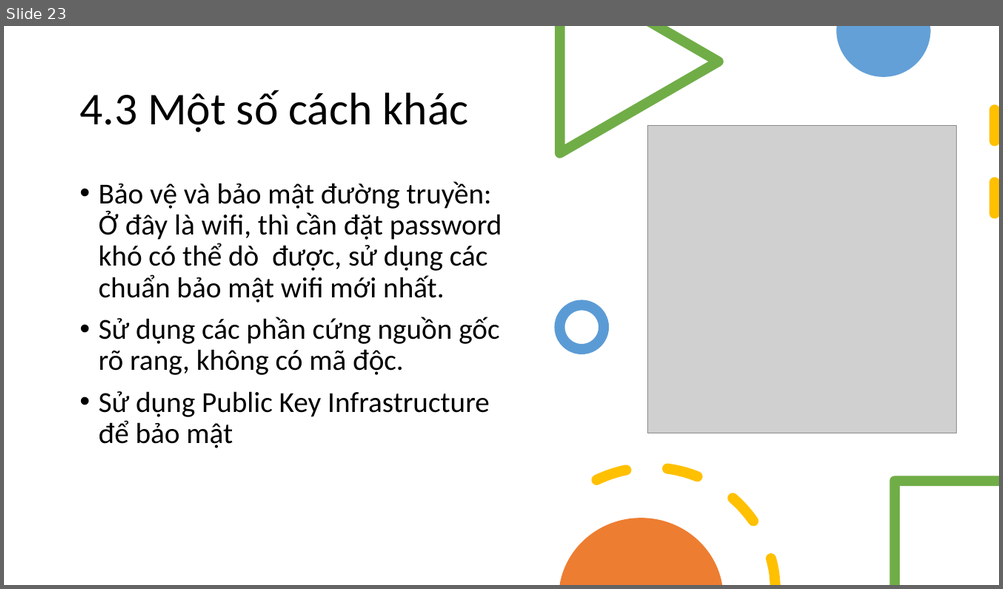
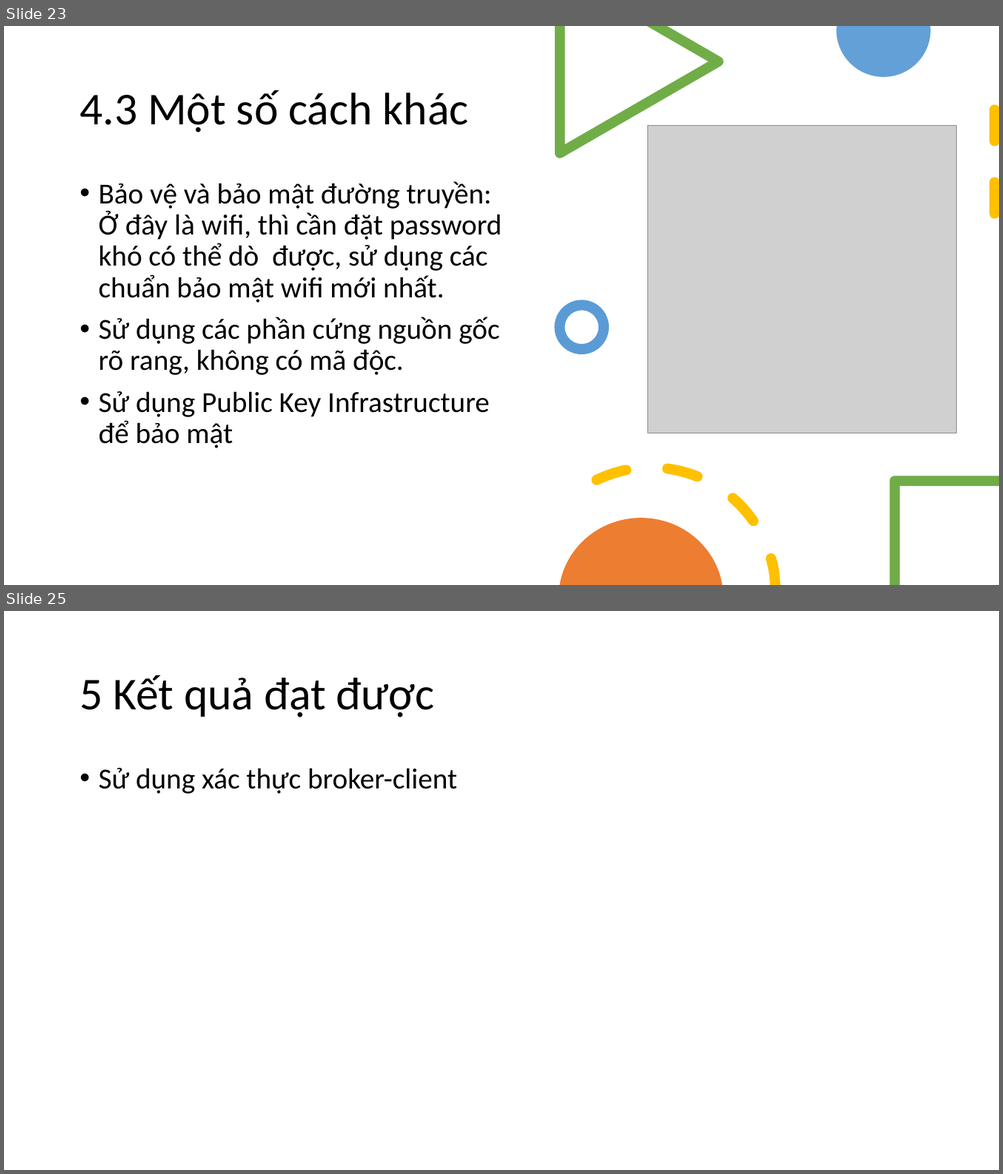
Before and after one commit to thaok61/Project3, a slide deck: Project3_present.pptx. Shown one above the other, each under a label of ours: slide 23 before the commit, slides 23 and 25 after it; the slides between them are not shown. The pictures are 1003x589 and 1003x1174 pixels, drawn with LibreOffice and Linux fonts; fonts in the diff are those of the drawing; grey boxes stand for pictures. Boxes give left, top, right and bottom in pixels: in the first picture for what was removed or moved away, otherwise in the second. Text is boxed around its words. In the diff, an @@ line names an element or a change of style, - is before the commit and + after.

```diff
--- a/Project3_present.pptx
+++ b/Project3_present.pptx
@@ slide 25 added at (4,611,999,1170), background #FFFFFF @@
@@ title added at (79,675,435,718), 44 pt, text #000000 @@
+5 Kết quả đạt được
@@ text added at (99,768,457,794), 28 pt, text #000000 @@
+• Sử dụng xác thực broker-client
```
Also in this commit, not shown: 2 slides changed, 4 other slides added, 1 slide removed, 31 other files.
